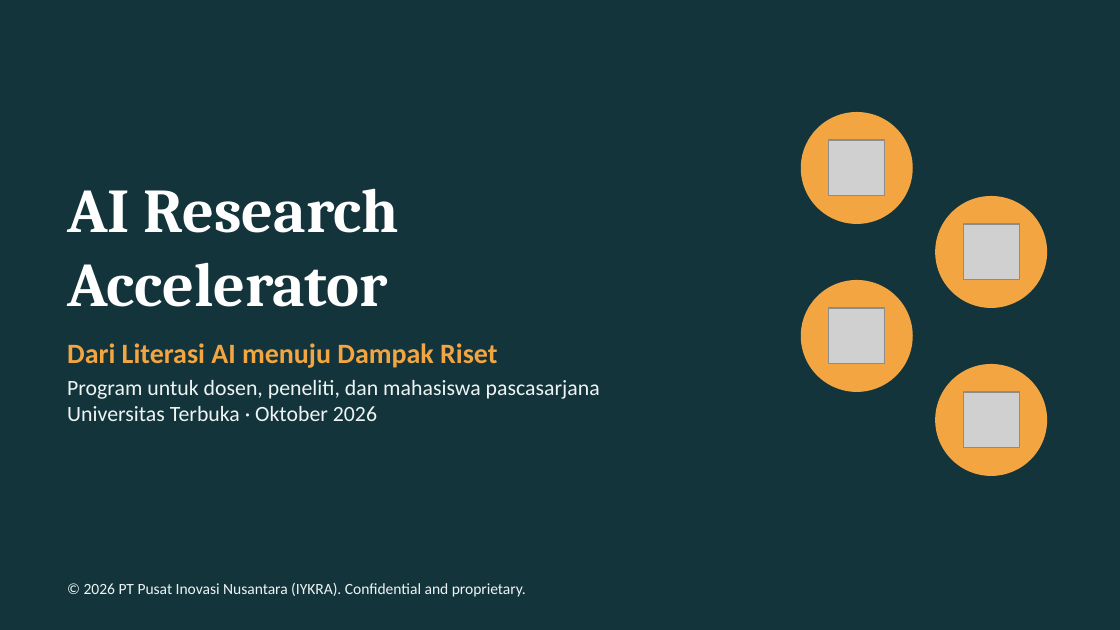
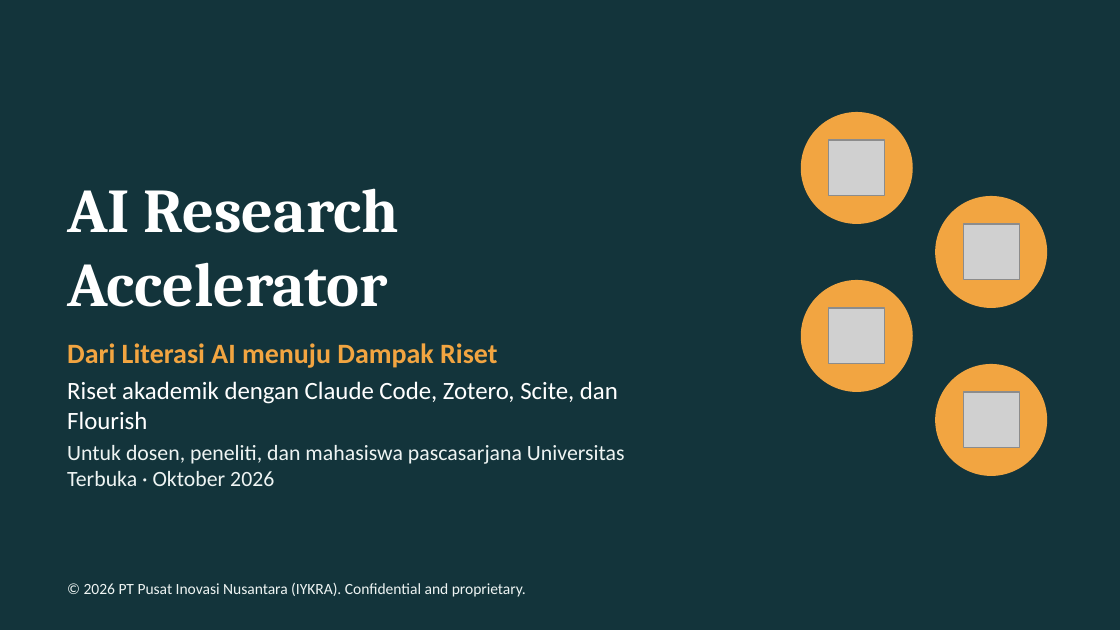
Before and after one commit to vivialatas83-sudo/baru, a slide deck: slide 1 of UT AI Research Accelerator/AI_Research_Accelerator_UT.pptx. Drawn at 1120x630 pixels with LibreOffice and Linux fonts; fonts in the diff are those of the drawing; grey boxes stand for pictures. Boxes give left, top, right and bottom in pixels: in the first picture for what was removed or moved away, otherwise in the second. Text is boxed around its words. In the diff, an @@ line names an element or a change of style, - is before the commit and + after.

```diff
--- a/UT AI Research Accelerator/AI_Research_Accelerator_UT.pptx
+++ b/UT AI Research Accelerator/AI_Research_Accelerator_UT.pptx
@@ text at (67, 381, 625, 486): text changed @@
-Program untuk dosen, peneliti, dan mahasiswa pascasarjana Universitas Terbuka · Oktober 2026
+Riset akademik dengan Claude Code, Zotero, Scite, dan Flourish
+Untuk dosen, peneliti, dan mahasiswa pascasarjana Universitas Terbuka · Oktober 2026
```
Also in this commit, not shown: 5 other slides changed, 2 slides added, 1 other file.
